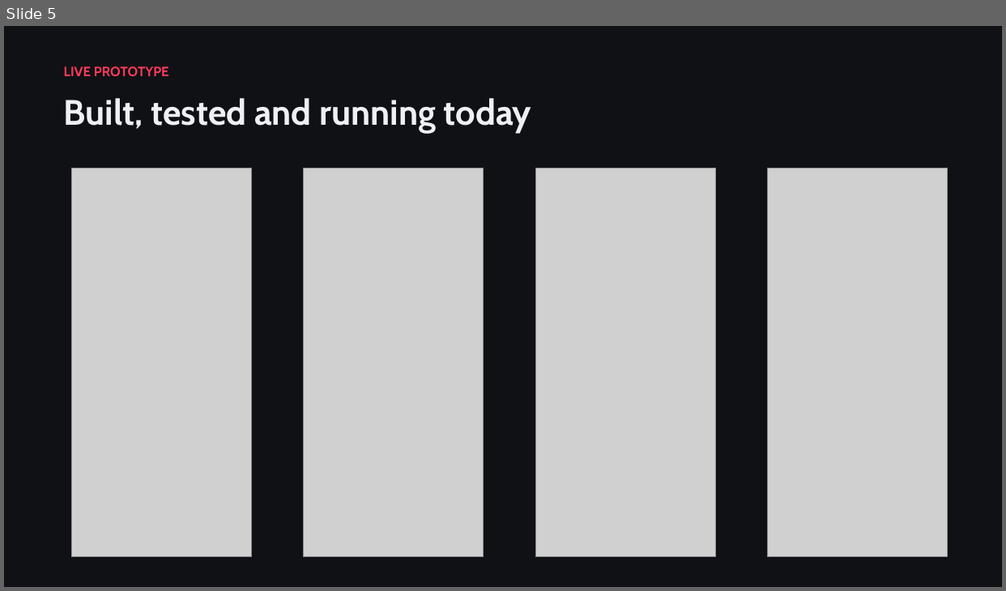
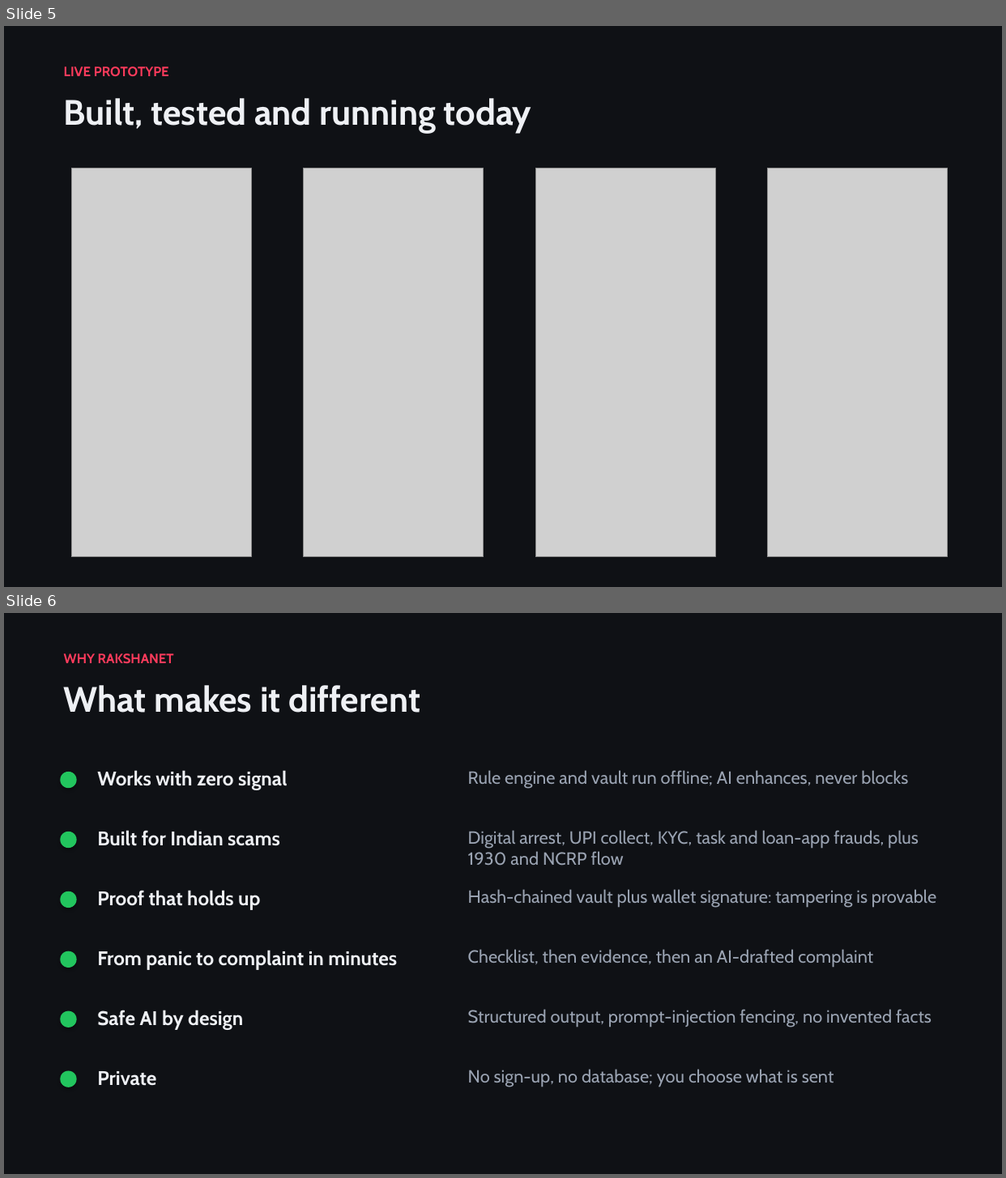
Before and after one commit to nobraindev-pavan/Rakshanet, a slide deck: docs/RakshaNet-Pitch-Deck.pptx. Shown one above the other, each under a label of ours: slide 5 before the commit, slides 5 and 6 after it. The pictures are 1006x591 and 1006x1178 pixels, drawn with LibreOffice and Linux fonts; fonts in the diff are those of the drawing; grey boxes stand for pictures. Boxes give left, top, right and bottom in pixels: in the first picture for what was removed or moved away, otherwise in the second. Text is boxed around its words. In the diff, an @@ line names an element or a change of style, - is before the commit and + after.

```diff
--- a/docs/RakshaNet-Pitch-Deck.pptx
+++ b/docs/RakshaNet-Pitch-Deck.pptx
@@ slide 6 added at box(4, 613, 1002, 1174), background #0F1115 @@
@@ text added at box(64, 653, 174, 664), 13 pt, text #FF3B5C, bold @@
+WHY RAKSHANET
@@ text added at box(64, 685, 420, 713), 34 pt, text #EEF0F4, bold @@
+What makes it different
@@ ellipse added at box(60, 772, 77, 788), fill #22C55E @@
@@ text added at box(97, 770, 287, 790), 19 pt, text #EEF0F4, bold @@
+Works with zero signal
@@ text added at box(468, 770, 908, 789), 17 pt, text #9AA3B2 @@
+Rule engine and vault run offline; AI enhances, never blocks
@@ text added at box(97, 830, 280, 846), 19 pt, text #EEF0F4, bold @@
+Built for Indian scams
@@ text added at box(468, 830, 918, 866), 17 pt, text #9AA3B2 @@
+Digital arrest, UPI collect, KYC, task and loan-app frauds, plus 1930 and NCRP flow
@@ ellipse added at box(60, 832, 77, 848), fill #22C55E @@
@@ ellipse added at box(60, 892, 77, 908), fill #22C55E @@
@@ text added at box(97, 890, 260, 910), 19 pt, text #EEF0F4, bold @@
+Proof that holds up
@@ text added at box(468, 889, 936, 908), 17 pt, text #9AA3B2 @@
+Hash-chained vault plus wallet signature: tampering is provable
@@ ellipse added at box(60, 952, 77, 968), fill #22C55E @@
@@ text added at box(97, 950, 397, 970), 19 pt, text #EEF0F4, bold @@
+From panic to complaint in minutes
@@ text added at box(468, 949, 873, 968), 17 pt, text #9AA3B2 @@
+Checklist, then evidence, then an AI-drafted complaint
@@ ellipse added at box(60, 1012, 77, 1028), fill #22C55E @@
@@ text added at box(97, 1010, 243, 1030), 19 pt, text #EEF0F4, bold @@
+Safe AI by design
@@ text added at box(468, 1009, 931, 1028), 17 pt, text #9AA3B2 @@
+Structured output, prompt-injection fencing, no invented facts
@@ ellipse added at box(60, 1071, 77, 1088), fill #22C55E @@
@@ text added at box(97, 1071, 156, 1086), 19 pt, text #EEF0F4, bold @@
+Private
@@ text added at box(468, 1069, 834, 1088), 17 pt, text #9AA3B2 @@
+No sign-up, no database; you choose what is sent
```
Also in this commit, not shown: 3 slides changed, 3 other slides added, 4 slides removed, 38 other files.
